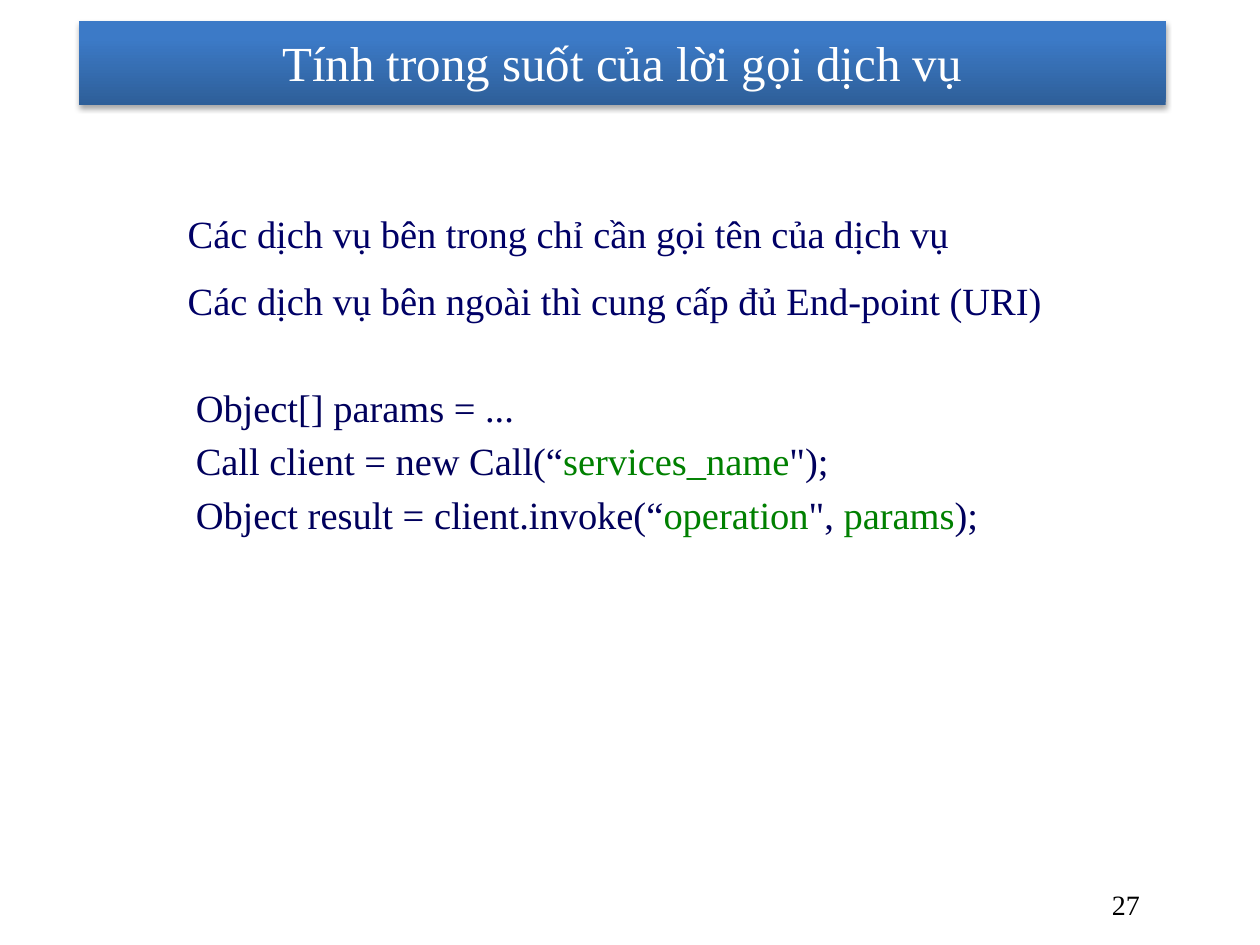
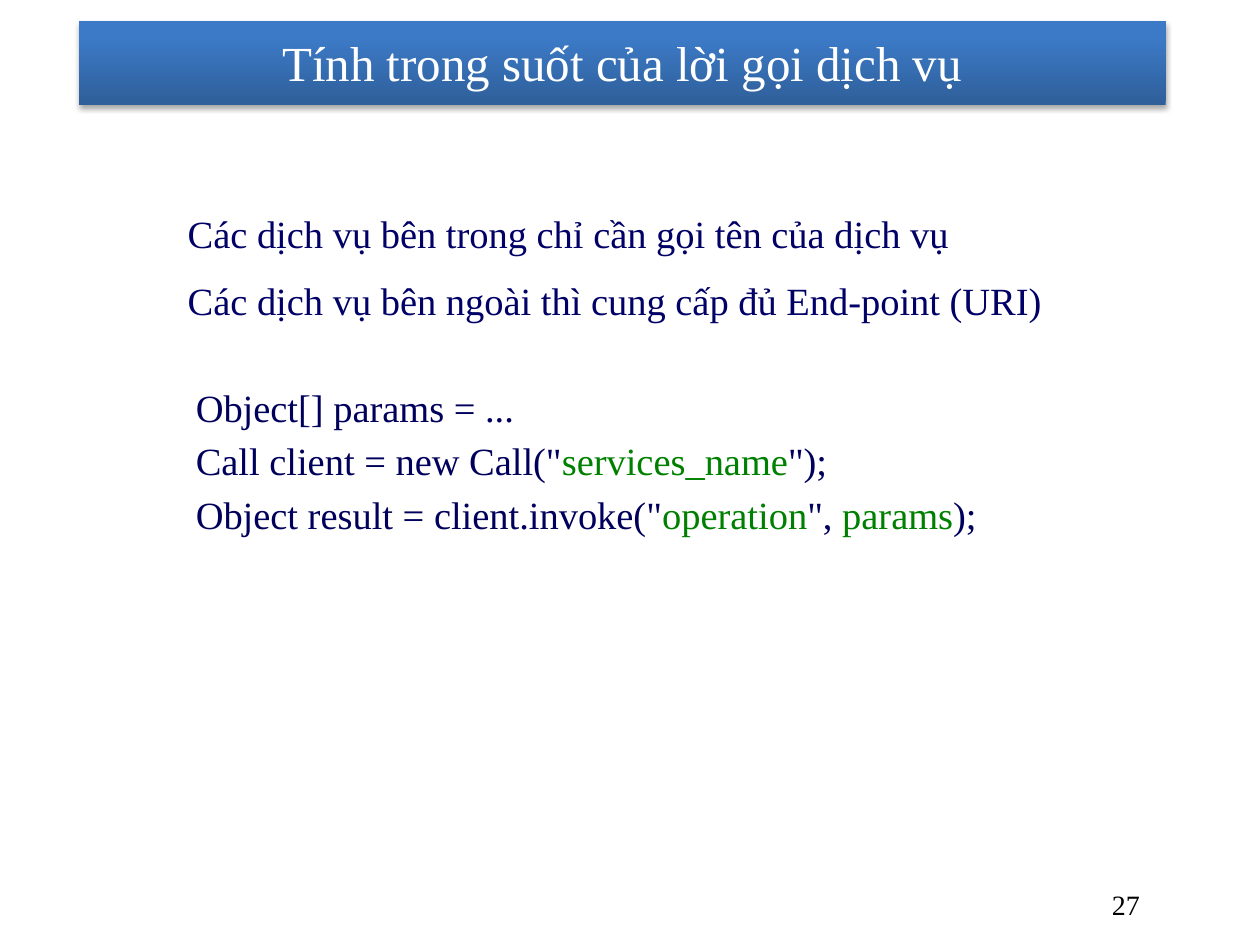
Before and after one commit to nhanhnt/LUANVAN, a slide deck: slide 27 of WORD/luanvan_nhanhnt_ver8.pptx. Drawn at 1260x945 pixels with LibreOffice and Linux fonts; fonts in the diff are those of the drawing; background and template pictures are left out. Boxes give left, top, right and bottom in pixels: in the first picture for what was removed or moved away, otherwise in the second. Text is boxed around its words. In the diff, an @@ line names an element or a change of style, - is before the commit and + after.

```diff
--- a/WORD/luanvan_nhanhnt_ver8.pptx
+++ b/WORD/luanvan_nhanhnt_ver8.pptx
@@ table at <box>189,388,1102,577</box> @@
@@ row 1, column 1: "Object[] params = ... / Call client = new Call(“services_name"); / Object result = client.invoke(“operation", params);" to "Object[] params = ... / Call client = new Call("services_name"); / Object result = client.invoke("operation", params);" @@
```
Also in this commit, not shown: 2 other slides changed, 1 slide added, 1 slide removed.
